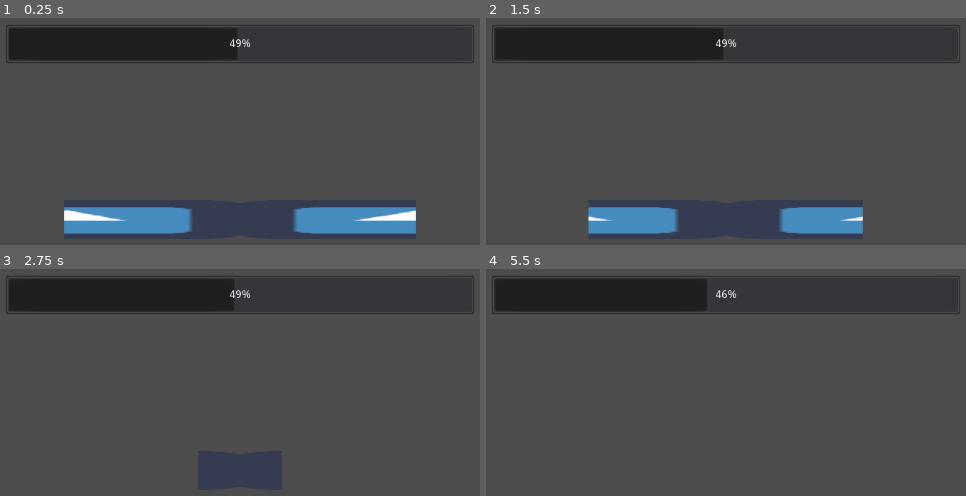
Above: before the commit, frames 1-4 (two rows, left to right).
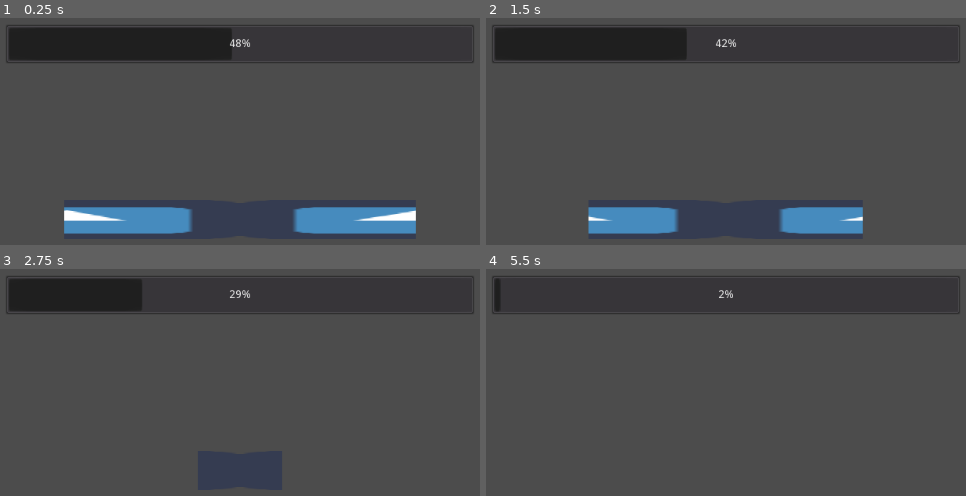
Above: after the commit, the same moments.

Repository: chris-janidlo/mini-jam-114
Game: Godot game, scene res://levels/Main.tscn
The game is run twice, just before and just after one commit, with the same random seed, the same clock (stepped at 60 frames per second) and the same inputs. The project has no main scene, so this scene is started directly. The engine's default icon, where the game draws it, is replaced by a stand-in: a white triangle on a blue panel in a dark square.
Inputs:
- Up to frame 1 (0.25 s): no input
- Up to frame 2 (1.5 s): no input
- Up to frame 3 (2.75 s): no input
- Up to frame 4 (5.5 s): no input

The runs differ from the first frame. In frame 1, 0.1% of the frame differs, in the area x 48-51%, y 5-18%; in frame 2, 1.0%; in frame 3, 2.5%; in frame 4, 5.7%, in the area x 3-53%, y 4-19%.

Commit message:
Better power specification

Diff:
--- a/Beam Manager.gd
+++ b/Beam Manager.gd
@@ -1,3 +1,4 @@
+tool
 extends Node2D
 
 export var meter_push_increase_amount: float
@@ -5,8 +6,7 @@
 export var overexert_stun_time: float
 export var overexert_stun_meter_penalty: float
 
-export var power_by_meter_position: Curve
-export var power_multiplier: float
+export(Array, Resource) var power_by_meter_position := [] setget _set_power_by_meter_position
 
 export var input_action_prefix: String
 
@@ -40,6 +40,8 @@
 
 
 func _process(delta):
+	if Engine.editor_hint: return
+
 	_manage_meter(delta, left_meter_state)
 	_manage_meter(delta, right_meter_state)
 
@@ -50,6 +52,15 @@
 		print("game over")
 	if beam_position == 1:
 		print("you win")
+
+
+func _set_power_by_meter_position(value: Array) -> void:
+	power_by_meter_position = []
+	for element in value:
+		var to_append := element as BeamPowerSpec
+		if to_append == null:
+			to_append = BeamPowerSpec.new()
+		power_by_meter_position.append(to_append)
 
 
 func _manage_meter(delta: float, meter: MeterState) -> void:
@@ -76,4 +87,9 @@
 
 
 func get_side_power(meter: MeterState) -> float:
-	return power_by_meter_position.interpolate_baked(meter.position / 100)
+	for element in power_by_meter_position:
+		if meter.position < element.max_position:
+			return element.power
+
+	assert(false, "shouldn't ever be here")
+	return NAN
--- a/Beam Manager.tscn
+++ b/Beam Manager.tscn
@@ -1,10 +1,45 @@
-[gd_scene load_steps=3 format=2]
+[gd_scene load_steps=10 format=2]
 
 [ext_resource path="res://Beam Manager.gd" type="Script" id=1]
+[ext_resource path="res://Beam Power Spec.gd" type="Script" id=2]
 
-[sub_resource type="Curve" id=1]
-min_value = -1.0
-_data = [ Vector2( 0, -1 ), 0.0, 0.0, 0, 0, Vector2( 0.2, -1 ), 0.0, 0.0, 0, 0, Vector2( 0.373626, 0.163636 ), 0.0, 0.0, 0, 0, Vector2( 0.450549, -0.2 ), 0.0, 0.0, 0, 0, Vector2( 0.563187, 0.127273 ), 0.0, 0.0, 0, 0, Vector2( 0.642857, -0.145455 ), 0.0, 0.0, 0, 0, Vector2( 1, 1 ), 0.0, 0.0, 0, 0 ]
+[sub_resource type="Resource" id=1]
+resource_local_to_scene = true
+script = ExtResource( 2 )
+max_position = 40.0
+power = -10.0
+
+[sub_resource type="Resource" id=2]
+resource_local_to_scene = true
+script = ExtResource( 2 )
+max_position = 50.0
+power = -5.0
+
+[sub_resource type="Resource" id=4]
+script = ExtResource( 2 )
+max_position = 60.0
+power = -2.0
+
+[sub_resource type="Resource" id=5]
+script = ExtResource( 2 )
+max_position = 70.0
+power = 0.0
+
+[sub_resource type="Resource" id=6]
+script = ExtResource( 2 )
+max_position = 85.0
+power = 1.0
+
+[sub_resource type="Resource" id=7]
+script = ExtResource( 2 )
+max_position = 95.0
+power = 3.0
+
+[sub_resource type="Resource" id=3]
+resource_local_to_scene = true
+script = ExtResource( 2 )
+max_position = 100.0
+power = 5.0
 
 [node name="Beam Manager" type="Node2D"]
 script = ExtResource( 1 )
@@ -12,6 +47,5 @@
 meter_decrease_acceleration = 10.0
 overexert_stun_time = 3.0
 overexert_stun_meter_penalty = 75.0
-power_by_meter_position = SubResource( 1 )
-power_multiplier = 2.0
+power_by_meter_position = [ SubResource( 1 ), SubResource( 2 ), SubResource( 4 ), SubResource( 5 ), SubResource( 6 ), SubResource( 7 ), SubResource( 3 ) ]
 input_action_prefix = "push_"
--- /dev/null
+++ b/Beam Power Spec.gd
@@ -0,0 +1,6 @@
+class_name BeamPowerSpec
+extends Resource
+
+
+export var max_position: float
+export var power: float
--- a/project.godot
+++ b/project.godot
@@ -7,6 +7,16 @@
 ;   param=value ; assign values to parameters
 
 config_version=4
+
+_global_script_classes=[ {
+"base": "Resource",
+"class": "BeamPowerSpec",
+"language": "GDScript",
+"path": "res://Beam Power Spec.gd"
+} ]
+_global_script_class_icons={
+"BeamPowerSpec": ""
+}
 
 [application]
 
